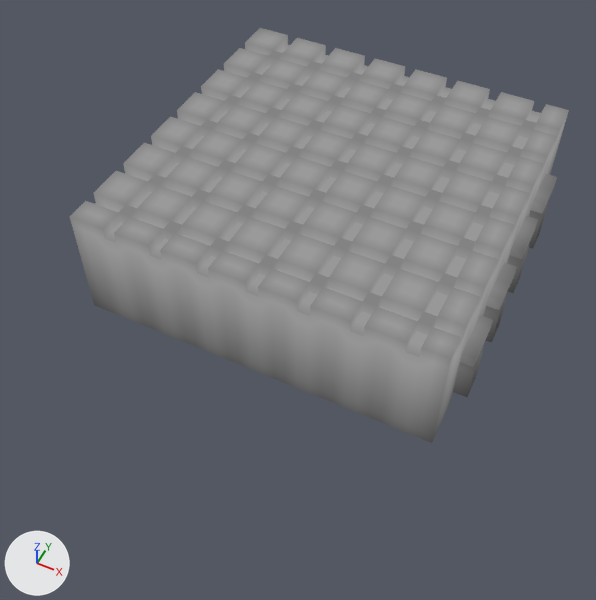
The glTF model models/menu.glb, before and after one commit.
The view is the same before and after, from a 50 mm camera at (20.8, -48.4, 53.0) aimed at (1.2, -9.3, 4.1). Arrows for +X, +Y and +Z are at lower left; the lights stay in place. Where no turn or scale is listed for an object, it has been applied to the vertices. Vertices at the same position are counted once.
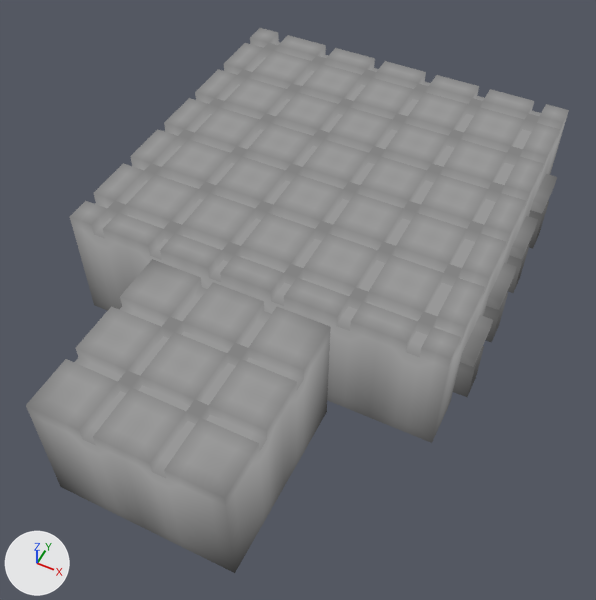
Pixel boxes [x1, y1, x2, y2] of what changed, in the pictures (596 x 600 px; the box of a moved part takes in the faces that stretch with it):
'Mesh_4', reshaped
    before: [70, 110, 336, 369]
    after: [70, 110, 336, 311]
'Mesh_9', added
    after: [121, 292, 331, 573]
'Mesh_8', added
    after: [26, 259, 238, 528]
part 1 of me_mesh_0, moved or reshaped
    before: [269, 163, 476, 296]
    after: [294, 175, 467, 292]
part 2 of me_mesh_0, built on
    before: [248, 328, 274, 378]
part 3 of me_mesh_0, moved or reshaped
    before: [245, 273, 371, 336]
    after: [271, 282, 354, 331]
part 4 of me_mesh_0, recoloured
    both: [275, 174, 502, 371]
part 5 of me_mesh_4, moved or reshaped
    before: [211, 139, 336, 241]
    after: [217, 153, 325, 246]
part 6 of me_mesh_4, moved or reshaped
    before: [125, 110, 244, 208]
    after: [120, 123, 233, 204]
part 7 of me_mesh_4, built on
    before: [225, 319, 251, 369]
part 8 of me_mesh_4, moved or reshaped
    before: [196, 255, 213, 278]
    after: [216, 260, 228, 281]
part 9 of me_mesh_4, recoloured
    before: [95, 120, 307, 356]
    after: [95, 120, 307, 311]

The change in detail:
me_mesh_0 is used by ob_mesh_0; location (0.0, 0.0, 0.0).
me_mesh_0 had 1048 vertices, 2076 faces and spanned x 0.0..16.0, y -15.0..0.0, z 1.0..11.0.
me_mesh_0 now has 1105 vertices, 2106 faces and spans x 0.0..16.0, y -16.0..0.0, z 1.0..11.0.
me_mesh_0 part 1: 54 vertices removed from x 0.0..11.0, y -11.0..0.0, z 10.0; 27 vertices added at x 2.0..11.0, y -11.0..-2.0, z 10.0.
me_mesh_0 part 2: 2 vertices moved from x 0.0..1.0, y -15.0, z 2.0..4.0 to x 1.0..2.0, y -16.0..-14.0, z 1.0..3.0; 6 vertices removed from x 0.0..1.0, y -15.0, z 2.0..5.0; 24 vertices added at x 0.0..3.0, y -16.0..-14.0, z 1.0..7.0.
me_mesh_0 part 3: 5 vertices removed from x 0.0..9.0, y -14.0, z 10.0; 3 vertices added at x 2.0..7.0, y -14.0, z 10.0.
me_mesh_0 part 4: 575 kept faces spanning x 0.0..16.0, y -16.0..0.0, z 1.0..11.0 get new vertex colours.
me_mesh_4 is used by ob_mesh_4; location (-16.0, 0.0, 0.0).
me_mesh_4 had 937 vertices, 1864 faces and spanned x 0.0..16.0, y -15.0..0.0, z 1.0..11.0.
me_mesh_4 now has 1007 vertices, 1934 faces and spans x 0.0..16.0, y -16.0..0.0, z 1.0..11.0.
me_mesh_4 part 5: 28 vertices removed from x 10.0..16.0, y -11.0..0.0, z 10.0; 18 vertices added at x 10.0..16.0, y -11.0..-2.0, z 10.0.
me_mesh_4 part 6: 23 vertices removed from x 2.0..7.0, y -11.0..0.0, z 10.0; 15 vertices added at x 2.0..7.0, y -11.0..-2.0, z 10.0.
me_mesh_4 part 7: 1 vertex moved from x 16.0, y -15.0, z 5.0 to x 15.0, y -16.0, z 6.0; 7 vertices removed from x 15.0..16.0, y -15.0, z 2.0..5.0; 25 vertices added at x 13.0..16.0, y -16.0..-14.0, z 1.0..7.0.
me_mesh_4 part 8: 1 vertex removed from x 12.0, y -14.0, z 10.0; 1 vertex added at x 14.0, y -14.0, z 10.0.
me_mesh_4 part 9: 497 kept faces spanning x 0.0..16.0, y -16.0..0.0, z 1.0..11.0 get new vertex colours.
Mesh me_mesh_9 is new.
It has 528 vertices, 980 faces and spans x 0.0..7.0, y -14.0..0.0, z 1.0..11.0.
It uses material mat_opaque (its picture is missing).
Mesh me_mesh_8 is new.
It has 528 vertices, 980 faces and spans x 9.0..16.0, y -14.0..0.0, z 1.0..11.0.
It uses material mat_opaque (its picture is missing).
Object 'Mesh_9' (ob_mesh_9) is new; it shows me_mesh_9.
Its location is (0.0, -16.0, 0.0).
Object 'Mesh_8' (ob_mesh_8) is new; it shows me_mesh_8.
Its location is (-16.0, -16.0, 0.0).
